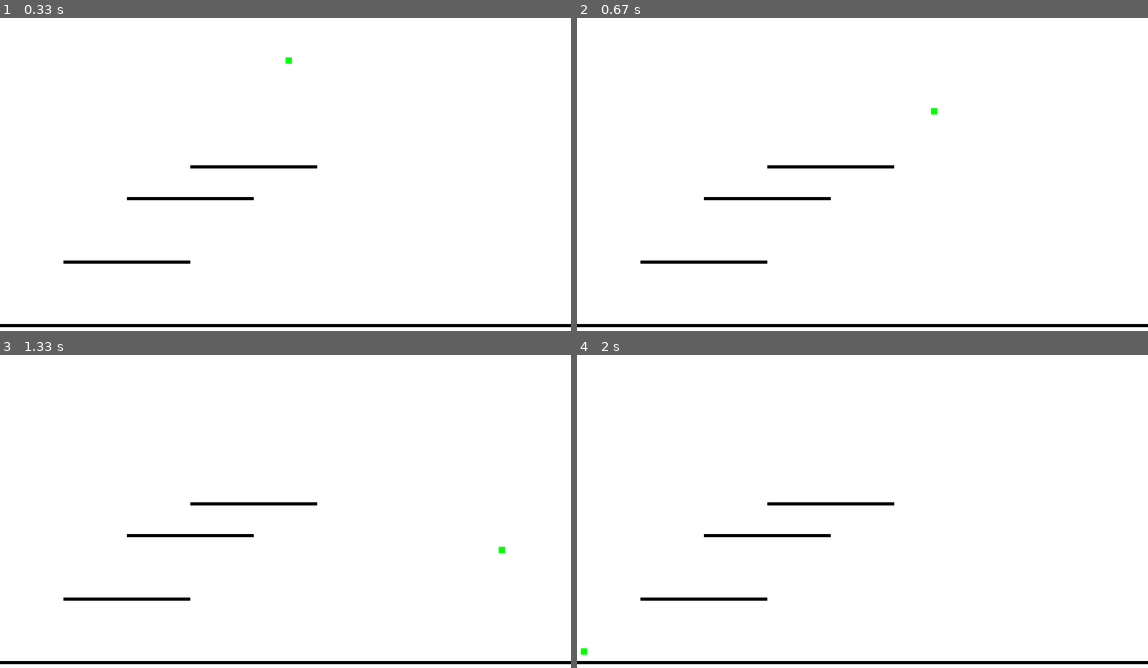
Above: before the commit, frames 1-4 (two rows, left to right).
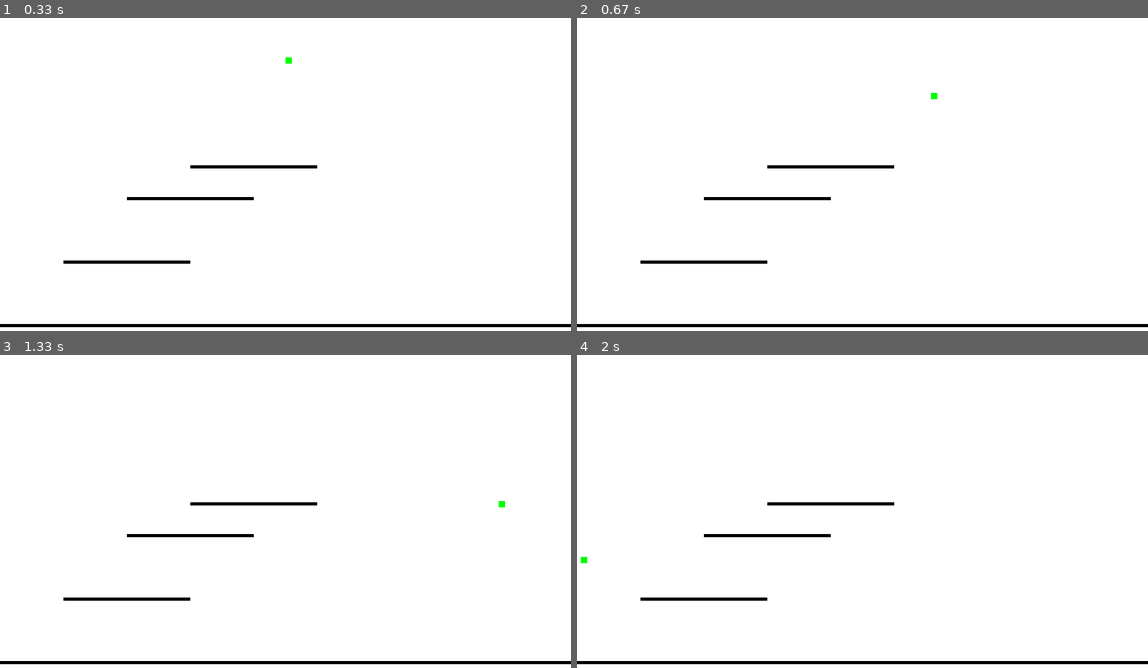
Above: after the commit, the same moments.

Repository: IngoLitli/pygame2018
Game: pygame game, started from samuel/leikhugmynd.py
Two runs of this game, one before a commit and one after it. Both use one fixed random seed, a clock stepped at 60 frames per second and the inputs below.
Inputs:
- Up to frame 1 (0.33 s): no input
- Up to frame 2 (0.67 s): hold Space from 0.33 s (still down); hold Right from 0.33 s (still down)
- Up to frame 3 (1.33 s): release Space at 0.8 s; release Right at 0.8 s; hold Right 0.83-1.3 s; tap Space at 0.9, 1.2 s
- Up to frame 4 (2 s): hold Right 1.33-1.8 s; tap Space at 1.4, 1.7, 1.9 s; hold Left from 1.83 s (still down)

Frame 1 is identical in both runs. In frame 2, less than 0.1% of the frame differs, in the area x 62-64%, y 23-31%; in frame 3, less than 0.1%; in frame 4, less than 0.1%.

Commit message:
New Upload

Diff:
--- a/samuel/leikhugmynd.py
+++ b/samuel/leikhugmynd.py
@@ -28,6 +28,9 @@
         self.speed = 6
         self.isFalling = True
         self.isMoving = False
+        self.isJumping = False
+        self.jumpTimer = 0
+        self.jumpHeight = 20
 
     def draw(self):
         pygame.draw.rect(screen, self.color, self.rect)
@@ -41,6 +44,17 @@
             player.rect.x -= self.speed
         elif dir == "Right":
             player.rect.x += self.speed
+
+    def jump(self):
+        self.isJumping = True
+        if self.isJumping:
+            self.isFalling = False
+            for i in range(0, self.jumpHeight):
+                self.rect.y -= 1
+        if self.jumpTimer == 0 and not self.isJumping:
+            self.isJumping = True
+            self.jumpTimer = 60
+
 
 class Object():
     def __init__(self, startPos, width, height):
@@ -59,9 +73,9 @@
 direction = ""
 player = Player((screen.get_width()/2, 0), 10)
 
-ground = Object((-10,500),screen.get_width()+50, 5)
+Ground = Object((-10,500),screen.get_width()+50, 5)
 
-platforms = [ground, Object((100,400),200, 5), Object((200,300),200, 5), Object((300,250),200, 5)]
+platforms = [Ground, Object((100,400),200, 5), Object((200,300),200, 5), Object((300,250),200, 5)]
 platformColl = []
 for platform in platforms:
     platformColl.append(platform.rect)
@@ -71,8 +85,15 @@
 while True:#Keyrir leikinn
     screen.fill(WHITE)
 
-    if player.isFalling:
+    if player.isFalling and not player.isJumping:
         player.rect.y += gravity
+    elif player.isJumping:
+        if player.jumpTimer > 0:
+            player.jumpTimer -= 1
+        else:
+            player.isJumping = False
+
+        print(player.jumpTimer)
     player.draw()
 
     if player.rect.collidelist(platformColl) >= 0:
@@ -92,7 +113,8 @@
             sys.exit()
         elif event.type == KEYDOWN:
             if (event.key == K_SPACE):
-                print("jump")
+                if not player.isJumping and player.jumpTimer == 0:
+                    player.jump()
             elif (event.key == K_LEFT):
                 player.isMoving = True
                 direction = "Left"
